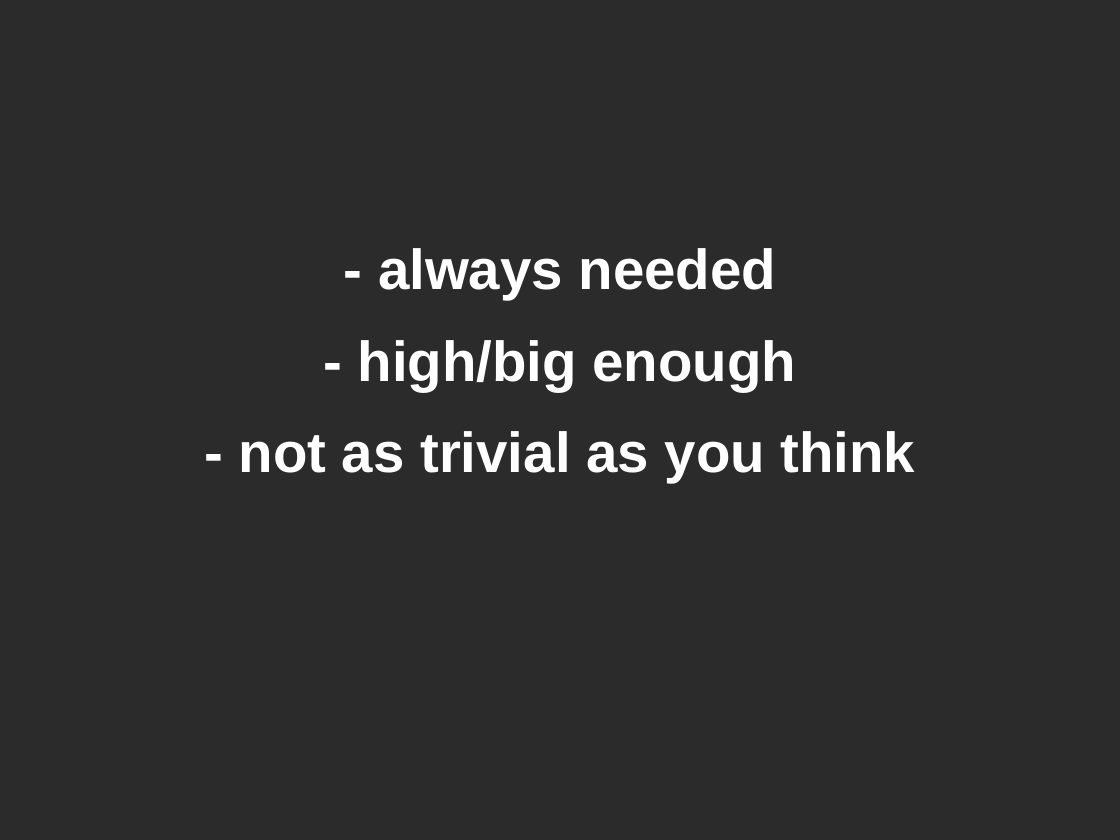
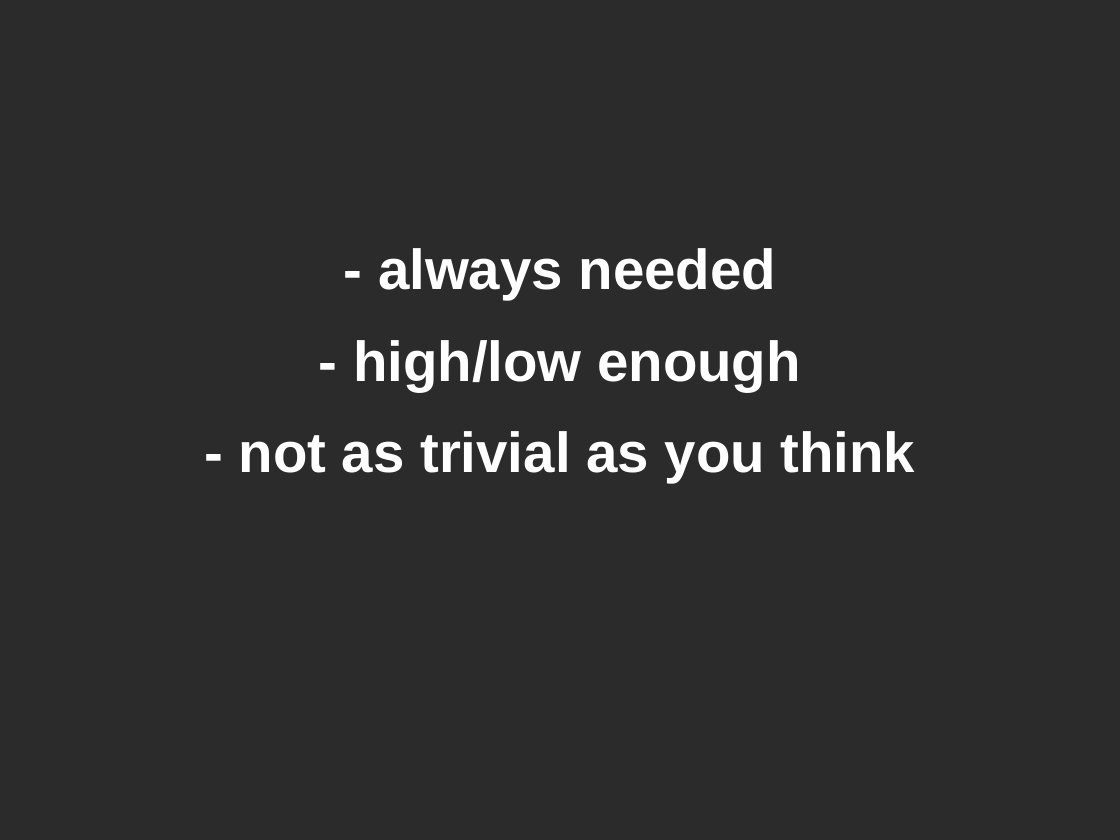
Before and after one commit to mateuszwinnicki/talks, a slide deck: slide 9 of ResiliencePatternsIntroduction/ResiliencePatternsIntroduction.odp. Drawn at 1120x840 pixels with LibreOffice and Linux fonts; fonts in the diff are those of the drawing; background and template pictures are left out; a plain dark background stands for a picture behind light text. Boxes give left, top, right and bottom in pixels: in the first picture for what was removed or moved away, otherwise in the second. Text is boxed around its words. In the diff, an @@ line names an element or a change of style, - is before the commit and + after.

```diff
--- a/ResiliencePatternsIntroduction/ResiliencePatternsIntroduction.odp
+++ b/ResiliencePatternsIntroduction/ResiliencePatternsIntroduction.odp
@@ subtitle at box(353, 340, 801, 391): text changed @@
-- high/big enough
+- high/low enough
```
Also in this commit, not shown: 1 slide added, 1 slide removed, 18 other files.
